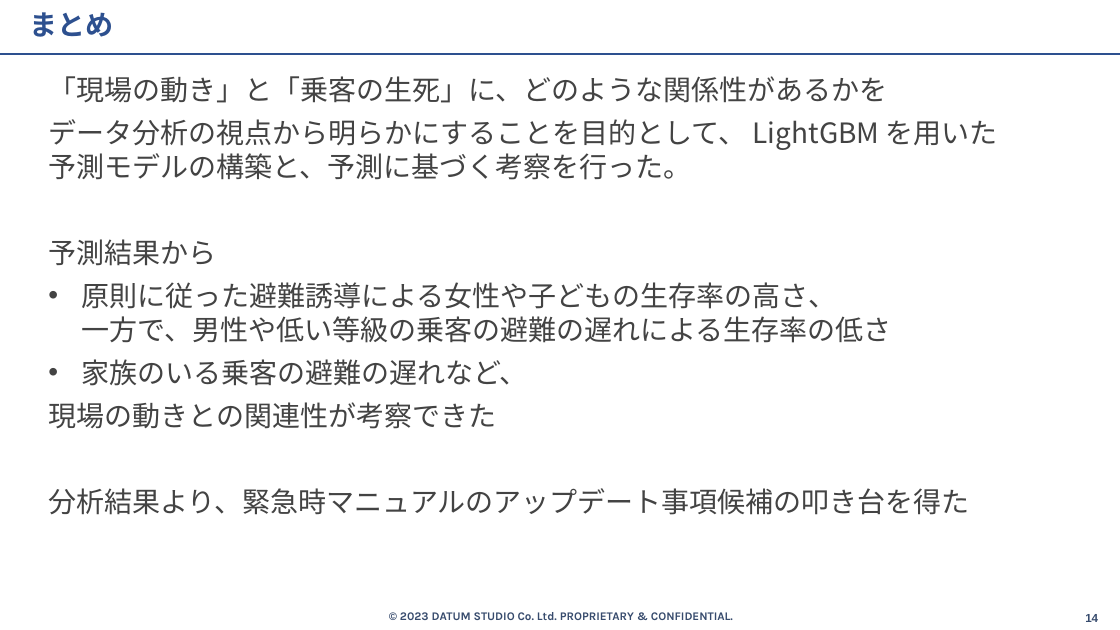
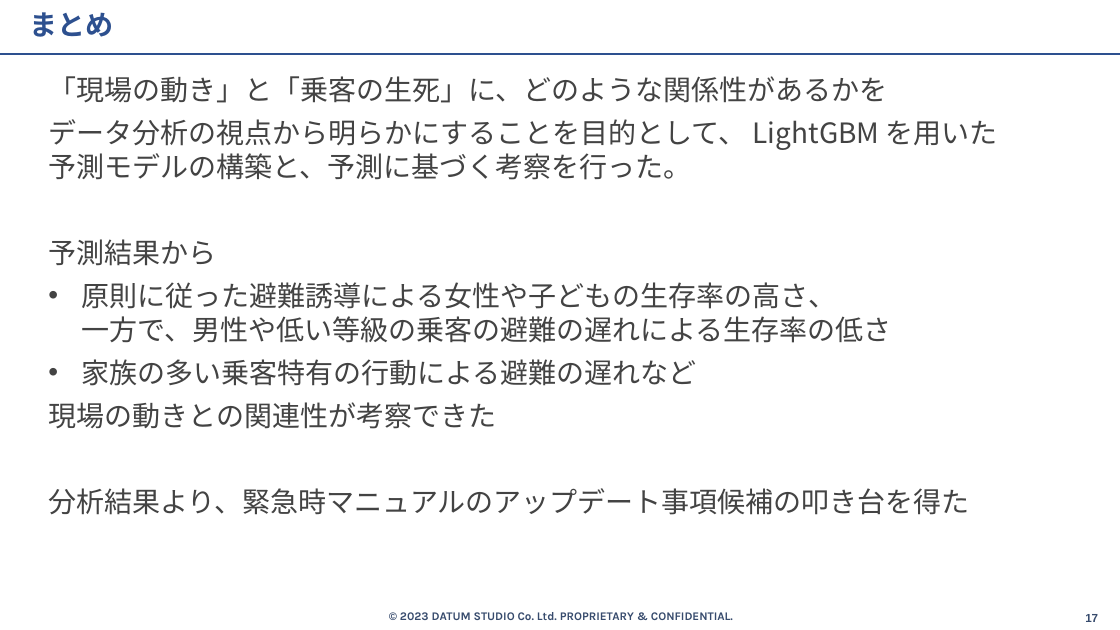
Before and after one commit to beuxor/ensyu_integrated, a slide deck: slide 17 of slides/NOBUSUE_Ryuku_Titanic.pptx (slide 14 before the commit). Drawn at 1120x630 pixels with LibreOffice and Linux fonts; fonts in the diff are those of the drawing. Boxes give left, top, right and bottom in pixels: in the first picture for what was removed or moved away, otherwise in the second. Text is boxed around its words. In the diff, an @@ line names an element or a change of style, - is before the commit and + after.

```diff
--- a/slides/NOBUSUE_Ryuku_Titanic.pptx
+++ b/slides/NOBUSUE_Ryuku_Titanic.pptx
@@ text at <box>81,359,696,386</box>: text changed @@
-• 家族のいる乗客の避難の遅れなど、
+• 家族の多い乗客特有の行動による避難の遅れなど
@@ page number at <box>1085,614,1098,622</box>: text changed @@
-14
+17
```
Also in this commit, not shown: 11 other slides changed, 8 slides added, 6 other files.
